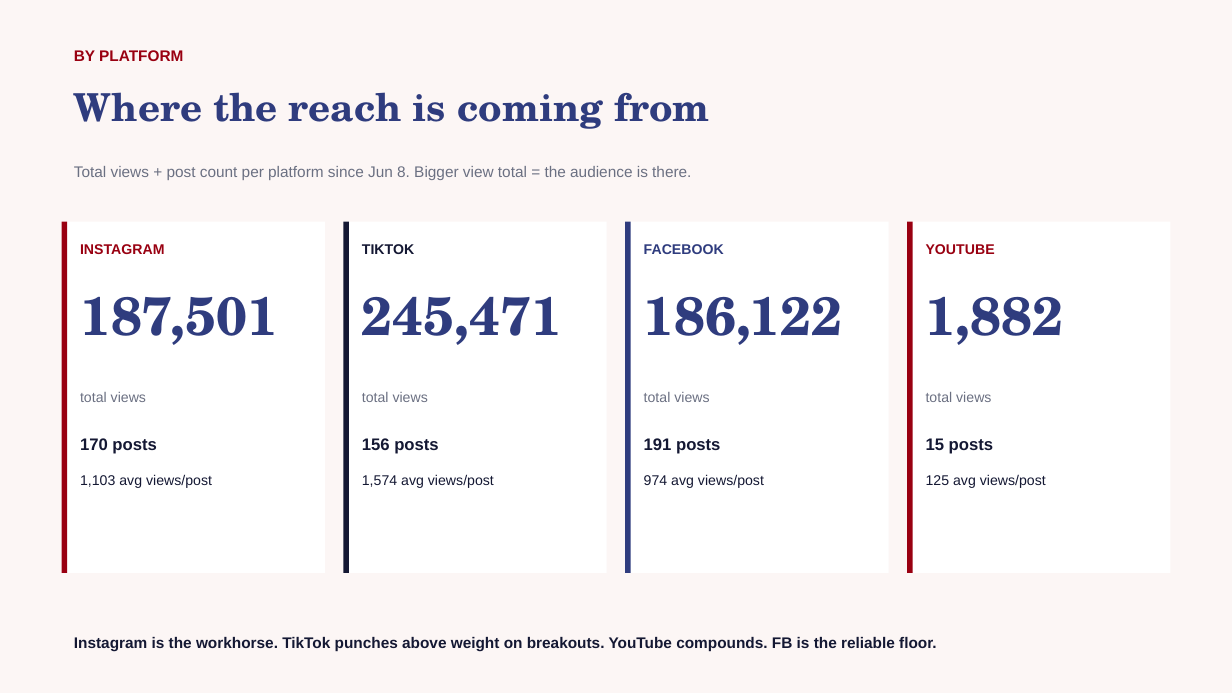
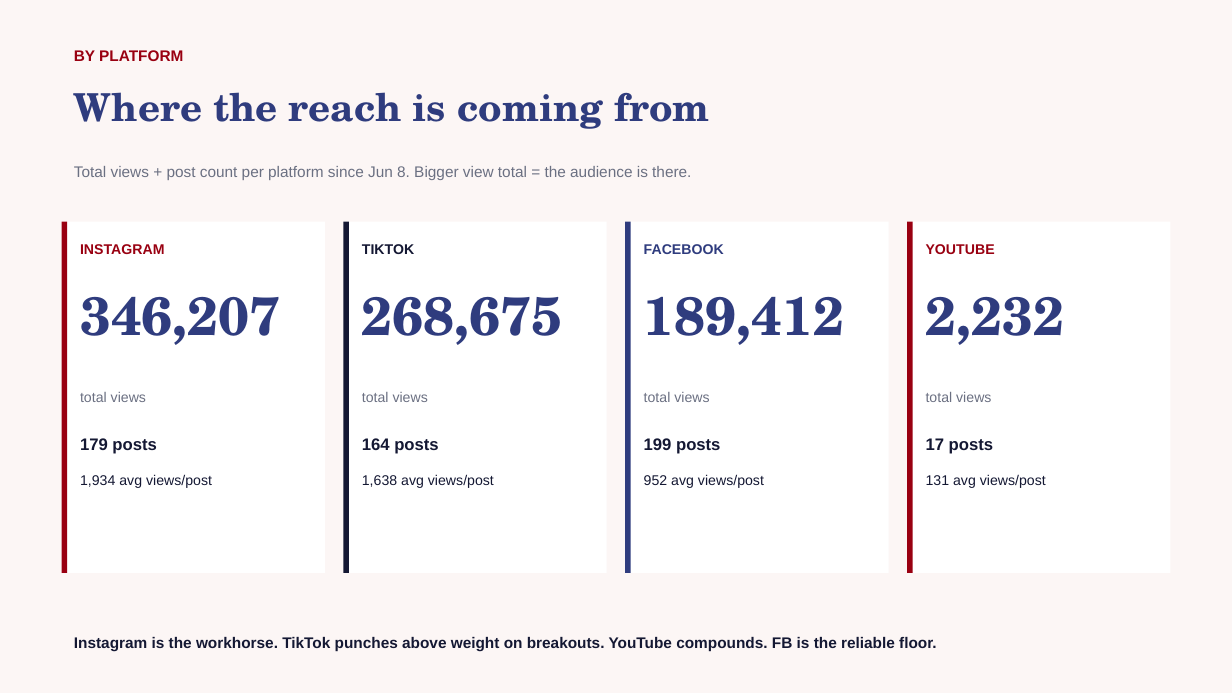
Before and after one commit to zvmmer/talking-downey-kpis, a slide deck: slide 3 of OVERALL_REPORT.pptx. Drawn at 1232x693 pixels with LibreOffice and Linux fonts; fonts in the diff are those of the drawing. Boxes give left, top, right and bottom in pixels: in the first picture for what was removed or moved away, otherwise in the second. Text is boxed around its words. In the diff, an @@ line names an element or a change of style, - is before the commit and + after.

```diff
--- a/OVERALL_REPORT.pptx
+++ b/OVERALL_REPORT.pptx
@@ text at bbox=[80, 297, 281, 345]: text changed @@
-187,501
+346,207
@@ text at bbox=[362, 297, 563, 345]: text changed @@
-245,471
+268,675
@@ text at bbox=[644, 297, 845, 345]: text changed @@
-186,122
+189,412
@@ text at bbox=[926, 297, 1065, 345]: text changed @@
-1,882
+2,232
@@ text at bbox=[80, 438, 156, 454]: text changed @@
-170 posts
+179 posts
@@ text at bbox=[362, 438, 438, 454]: text changed @@
-156 posts
+164 posts
@@ text at bbox=[644, 438, 720, 454]: text changed @@
-191 posts
+199 posts
@@ text at bbox=[926, 438, 993, 454]: text changed @@
-15 posts
+17 posts
@@ text at bbox=[80, 474, 212, 488]: text changed @@
-1,103 avg views/post
+1,934 avg views/post
@@ text at bbox=[362, 474, 494, 488]: text changed @@
-1,574 avg views/post
+1,638 avg views/post
@@ text at bbox=[644, 474, 764, 488]: text changed @@
-974 avg views/post
+952 avg views/post
@@ text at bbox=[926, 474, 1046, 488]: text changed @@
-125 avg views/post
+131 avg views/post
```
Also in this commit, not shown: 4 other slides changed, 6 other files.
